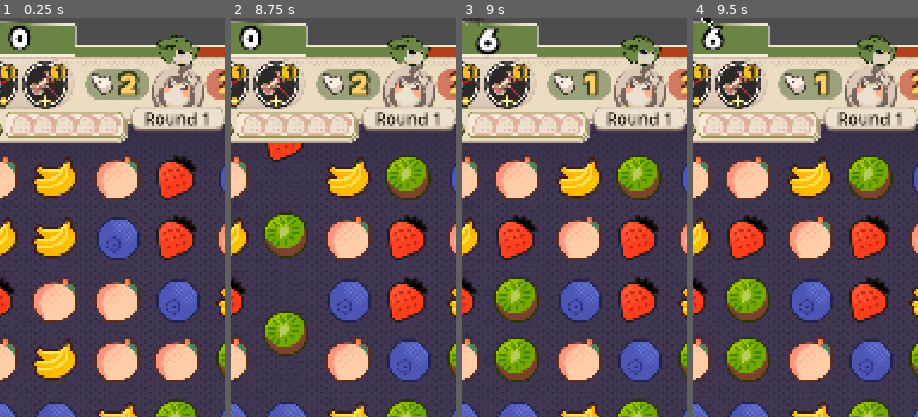
Above: before the commit, frames 1-4 (left to right).
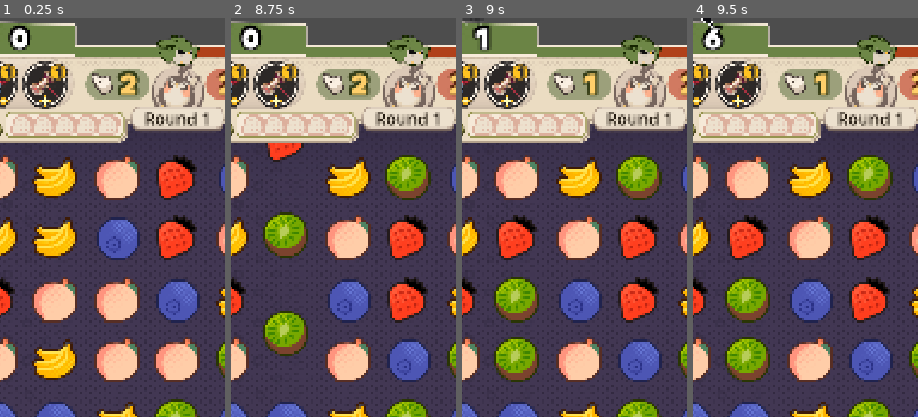
Above: after the commit, the same moments.

Repository: kakachaDev/origami-battle-godot
Game: Godot game, scene res://Assets/Scenes/game.tscn
The game is run twice, just before and just after one commit, with the same random seed, the same clock (stepped at 60 frames per second) and the same inputs.
Inputs (mouse positions are % of the whole screen's width and height, from its top left):
- Up to frame 1 (0.25 s): no input
- Up to frame 2 (8.75 s): click "Правила" at 0.5 s; click "Подробности" at 1.25 s; click (10, 34) at 2.02 s; click "Правила" at 2.75 s; click "Подробности" at 3.5 s; click (10, 34) at 4.27 s; click "Правила" at 5 s; click "Подробности" at 5.75 s; click (10, 34) at 6.52 s; tap Enter at 7.25 s; drag from (50, 69) to (60, 28) at 7.27 s; drag from (30, 55) to (45, 70) at 8.02 s
- Up to frame 3 (9 s): move the mouse to (60, 28) at 8.77 s; click (60, 28) at 8.92 s
- Up to frame 4 (9.5 s): no input
The pictures show only the part of the screen within x 10-60%, y 26-76%; the shares and areas given below are measured in that part.

Frames 1-2 are identical in both runs. In frame 3, 0.7% of the frame differs, in the area x 4-18%, y 2-10%; in frame 4, nothing differs.

Commit message:
Score counter with per-tick scale punch on each integer step

Diff:
--- a/Assets/Scripts/GameUI.gd
+++ b/Assets/Scripts/GameUI.gd
@@ -29,6 +29,10 @@
 
 var _l_score_val: int = 0
 var _r_score_val: int = 0
+var _l_score_tween_h: Array = [null]
+var _r_score_tween_h: Array = [null]
+var _l_score_punch_h: Array = [null]
+var _r_score_punch_h: Array = [null]
 var _l_add_score_tween_h: Array = [null]
 var _r_add_score_tween_h: Array = [null]
 
@@ -67,12 +71,10 @@
 	_l_score_val = l_score
 	_r_score_val = r_score
 
-	_l_score.text = str(l_score)
-	_r_score.text = str(r_score)
 	if l_delta != 0:
-		_punch_scale(_l_score)
+		_animate_score_label(_l_score, l_score - l_delta, l_score, _l_score_tween_h, _l_score_punch_h)
 	if r_delta != 0:
-		_punch_scale(_r_score)
+		_animate_score_label(_r_score, r_score - r_delta, r_score, _r_score_tween_h, _r_score_punch_h)
 	_score_line.value = clampf(float(l_score - r_score), -100.0, 100.0)
 
 	if l_delta > 0:
@@ -80,11 +82,29 @@
 	if r_delta > 0:
 		_show_add_score(_r_add_score, r_delta, 25.0)
 
-func _punch_scale(label: Label) -> void:
+func _animate_score_label(label: Label, from: int, to: int, tween_holder: Array, punch_holder: Array) -> void:
+	if tween_holder[0]:
+		tween_holder[0].kill()
+	var tw := create_tween()
+	tween_holder[0] = tw
+	var last_val := [from]
+	tw.tween_method(func(v: float) -> void:
+		var current := roundi(v)
+		label.text = str(current)
+		if current != last_val[0]:
+			last_val[0] = current
+			_punch_scale(label, punch_holder)
+	, float(from), float(to), 0.5).set_trans(Tween.TRANS_QUAD).set_ease(Tween.EASE_OUT)
+
+func _punch_scale(label: Label, punch_holder: Array) -> void:
+	if punch_holder[0]:
+		punch_holder[0].kill()
+	label.scale = Vector2.ONE
 	var punch := create_tween()
-	punch.tween_property(label, "scale", Vector2(1.2, 1.2), 0.1) \
+	punch_holder[0] = punch
+	punch.tween_property(label, "scale", Vector2(1.15, 1.15), 0.07) \
 		.set_trans(Tween.TRANS_QUAD).set_ease(Tween.EASE_OUT)
-	punch.tween_property(label, "scale", Vector2.ONE, 0.18) \
+	punch.tween_property(label, "scale", Vector2.ONE, 0.12) \
 		.set_trans(Tween.TRANS_BACK).set_ease(Tween.EASE_OUT)
 
 func _on_turns_updated(l_moves: int, r_moves: int, player: int, round: int) -> void:
